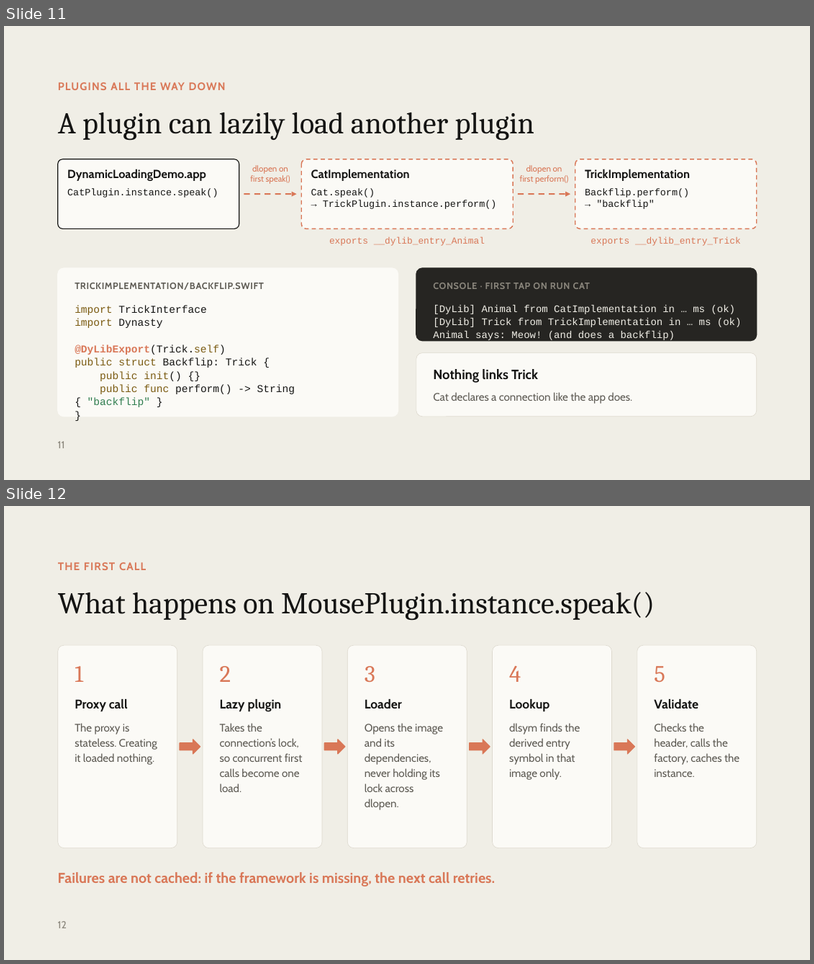
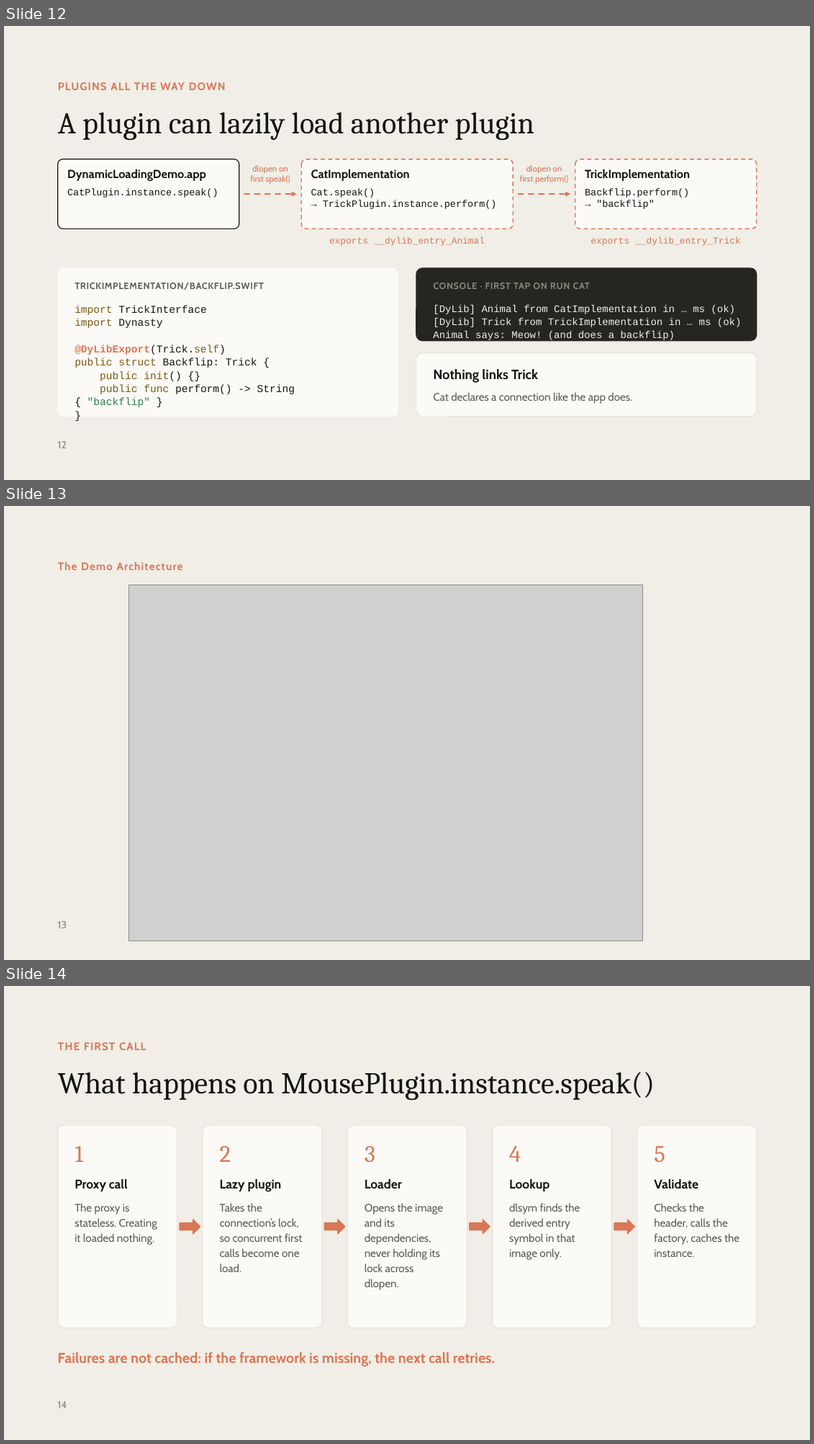
Before and after one commit to winstondu/Dynasty, a slide deck: presentation/Dynasty.pptx. Shown one above the other, each under a label of ours: slides 11 and 12 before the commit, slides 12, 13 and 14 after it. The pictures are 814x964 and 814x1444 pixels, drawn with LibreOffice and Linux fonts; fonts in the diff are those of the drawing; grey boxes stand for pictures. Boxes give left, top, right and bottom in pixels: in the first picture for what was removed or moved away, otherwise in the second. Text is boxed around its words. In the diff, an @@ line names an element or a change of style, - is before the commit and + after.

```diff
--- a/presentation/Dynasty.pptx
+++ b/presentation/Dynasty.pptx
@@ slide 13 added at (4, 506, 810, 960), background #F0EEE6 @@
@@ text added at (58, 561, 183, 570), 13 pt, text #D97757, bold @@
+The Demo Architecture
@@ picture added at (129, 585, 643, 941) @@
@@ page number added at (58, 921, 67, 928), 12 pt, text #8A867C @@
+13
@@ what was slide 11 is now slide 12 @@
@@ page number at (58, 441, 67, 448): text changed @@
-11
+12
@@ what was slide 12 is now slide 14 @@
@@ page number at (58, 1401, 67, 1408): text changed @@
-12
+14
```
Also in this commit, not shown: 5 slides changed, 1 other slide added, 2 other files.
